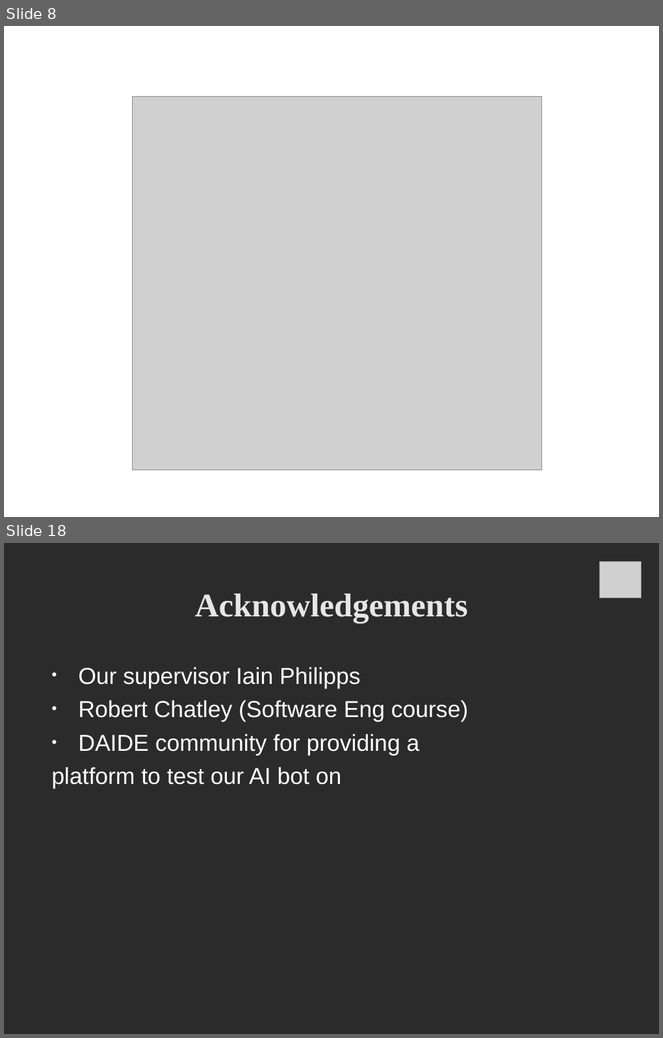
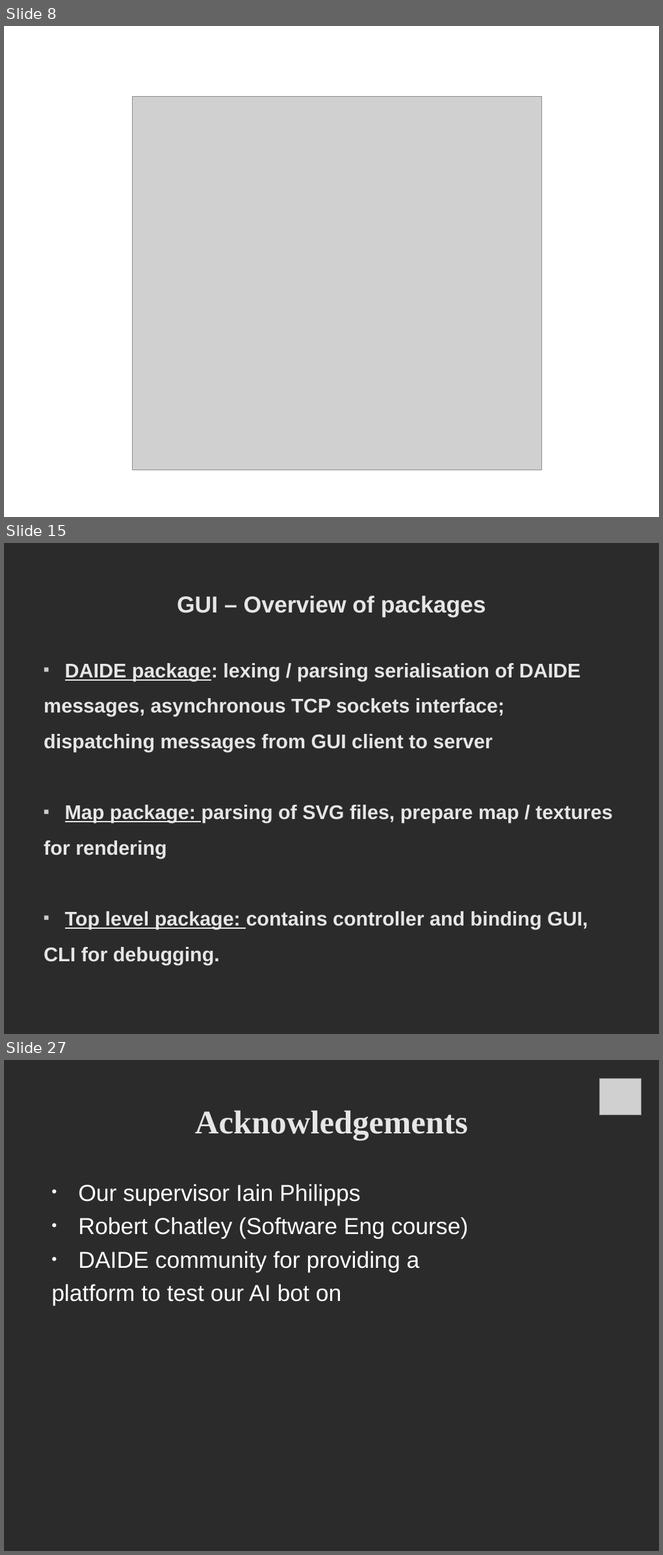
Before and after one commit to deltaluca/flappy, a slide deck: Presentation/ProjectDemonstration.odp. Shown one above the other, each under a label of ours: slides 8 and 18 before the commit, slides 8, 15 and 27 after it; the slides between them are not shown. The pictures are 663x1038 and 663x1555 pixels, drawn with LibreOffice and Linux fonts; fonts in the diff are those of the drawing; grey boxes stand for pictures; background and template pictures are left out; a plain dark background stands for a picture behind light text. Boxes give left, top, right and bottom in pixels: in the first picture for what was removed or moved away, otherwise in the second. Text is boxed around its words. In the diff, an @@ line names an element or a change of style, - is before the commit and + after.

```diff
--- a/Presentation/ProjectDemonstration.odp
+++ b/Presentation/ProjectDemonstration.odp
@@ slide 15 added at bbox=[4, 543, 659, 1034], background picture (left out) @@
@@ title added at bbox=[177, 596, 486, 617], 28 pt, text #E6E6E6, bold @@
+GUI – Overview of packages
@@ text added at bbox=[44, 663, 613, 965], 24 pt, text #E6E6E6, bold @@
+■ DAIDE package: lexing / parsing serialisation of DAIDE
+messages, asynchronous TCP sockets interface;
+dispatching messages from GUI client to server
+■ Map package: parsing of SVG files, prepare map / textures
+for rendering
+■ Top level package: contains controller and binding GUI,
+CLI for debugging.
@@ what was slide 18 is now slide 27 @@
```
Also in this commit, not shown: 10 slides changed, 13 other slides added, 5 slides removed.
